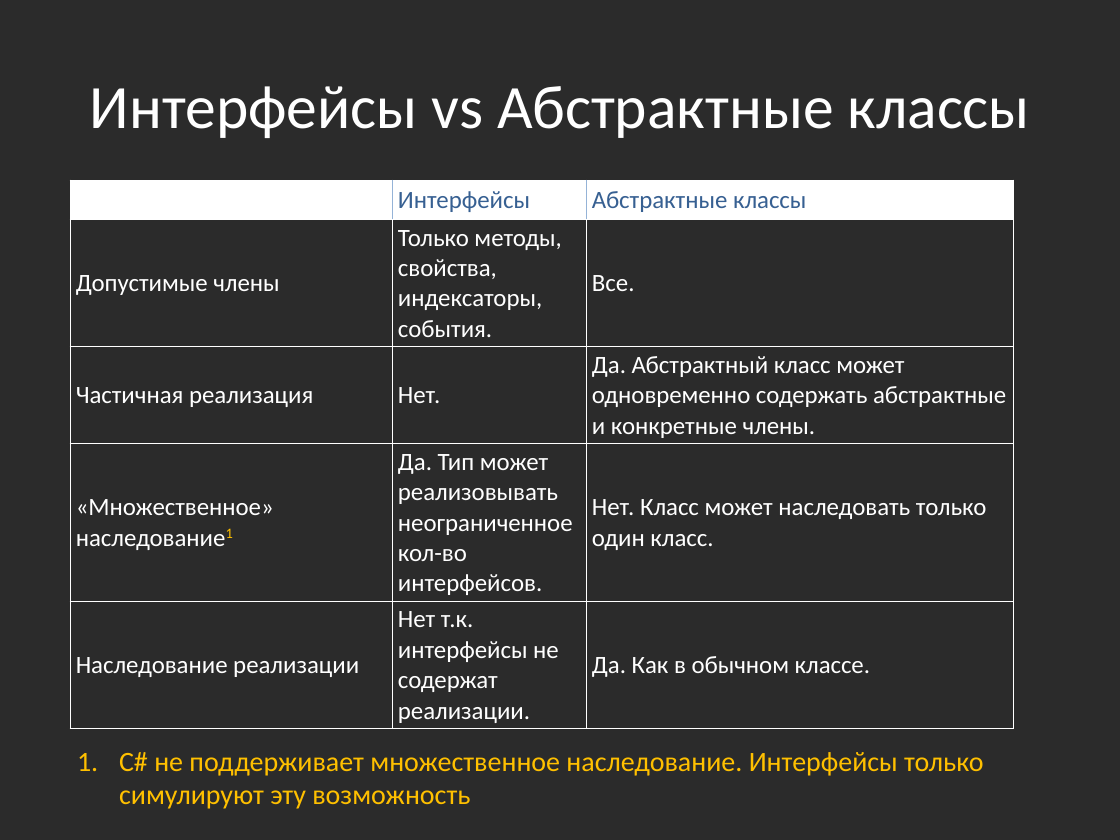
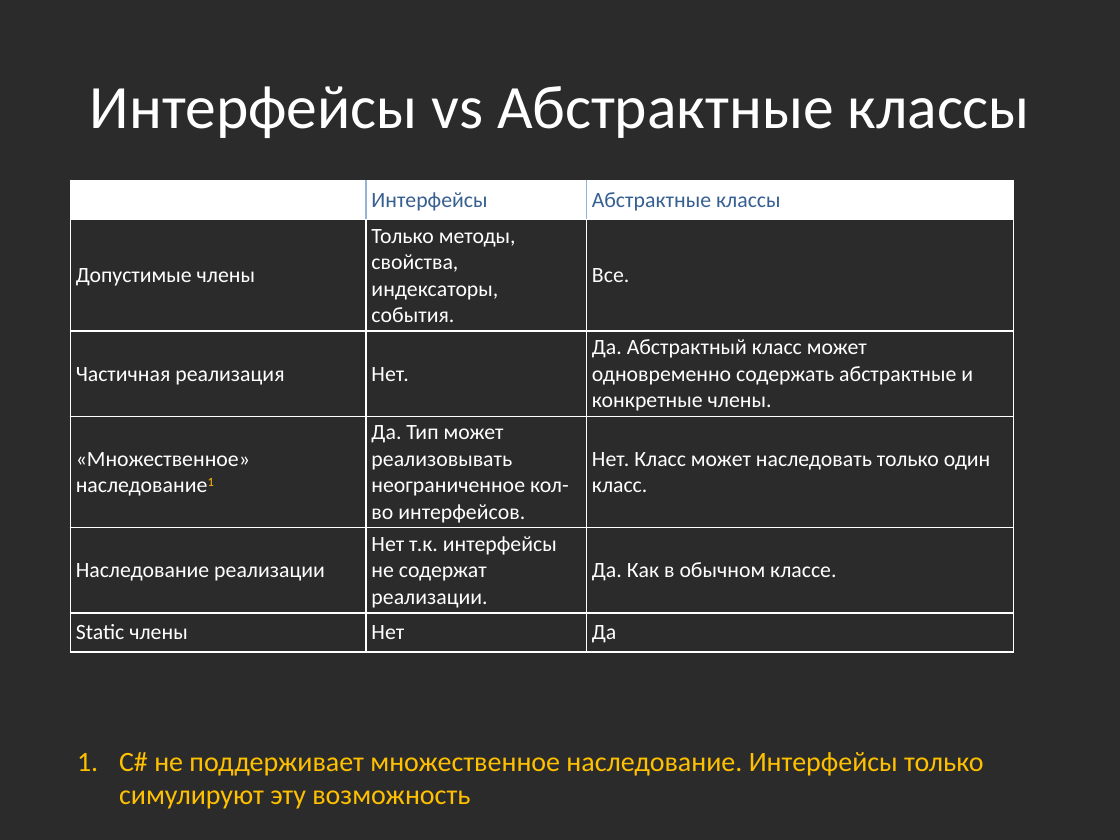
Before and after one commit to bazile/Training, a slide deck: slide 65 of Presentation/lesson-02-oop.pptx (slide 60 before the commit). Drawn at 1120x840 pixels with LibreOffice and Linux fonts; fonts in the diff are those of the drawing; background and template pictures are left out; a plain dark background stands for a picture behind light text. Boxes give left, top, right and bottom in pixels: in the first picture for what was removed or moved away, otherwise in the second. Text is boxed around its words. In the diff, an @@ line names an element or a change of style, - is before the commit and + after.

```diff
--- a/Presentation/lesson-02-oop.pptx
+++ b/Presentation/lesson-02-oop.pptx
@@ table at bbox=[71, 180, 1014, 647] @@
+row 6: Static члены | Нет | Да
```
Also in this commit, not shown: 2 other slides changed, 5 slides added, 11 other files.
